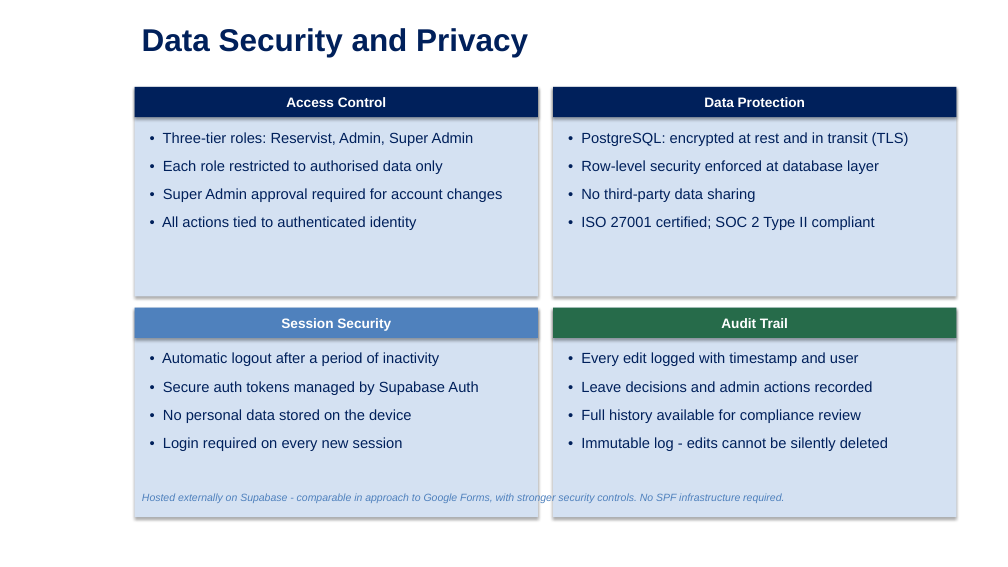
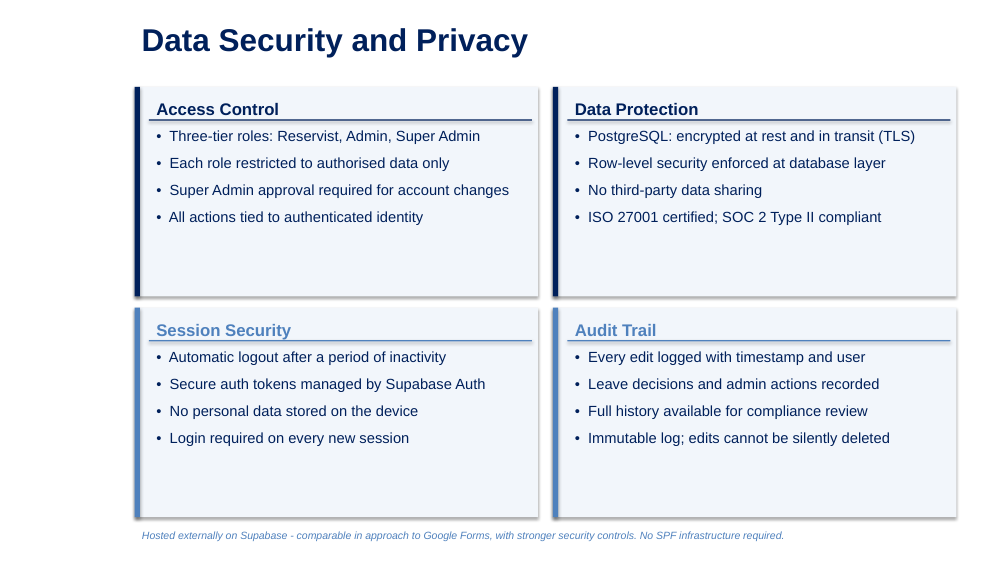
Before and after one commit to GOHSUNJIN/reservist, a slide deck: slide 15 of OpsTracker.pptx (slide 8 before the commit). Drawn at 1008x567 pixels with LibreOffice and Linux fonts; fonts in the diff are those of the drawing; background and template pictures are left out. Boxes give left, top, right and bottom in pixels: in the first picture for what was removed or moved away, otherwise in the second. Text is boxed around its words. In the diff, an @@ line names an element or a change of style, - is before the commit and + after.

```diff
--- a/OpsTracker.pptx
+++ b/OpsTracker.pptx
@@ rectangle added at [135, 87, 140, 296], fill #00205B @@
@@ rectangle added at [554, 87, 559, 296], fill #00205B @@
@@ text "Access Control" at [156, 103, 279, 120]: size 13 to 16 pt, text colour #FFFFFF to #00205B; alignment centre to left; more space between paragraphs; vertical alignment middle to top; fill #00205B to none; shadow off @@
@@ text "Access Control": place and size @@
-text "Access Control" at [135, 87, 538, 117]
+text "Access Control" at [156, 103, 279, 120]
@@ rectangle added at [149, 119, 532, 121], fill #00205B @@
@@ text "Data Protection": place and size @@
-text "Data Protection" at [554, 87, 957, 117]
+text "Data Protection" at [575, 103, 699, 120]
@@ text "Data Protection" at [575, 103, 699, 120]: size 13 to 16 pt, text colour #FFFFFF to #00205B; alignment centre to left; more space between paragraphs; vertical alignment middle to top; fill #00205B to none; shadow off @@
@@ rectangle added at [567, 119, 951, 121], fill #00205B @@
@@ text "• Three-tier roles: Reservist, Admin, ...": place and size @@
-text "• Three-tier roles: Reservist, Admin, ..." at [162, 132, 503, 230]
+text "• Three-tier roles: Reservist, Admin, ..." at [169, 130, 510, 225]
@@ rectangle added at [135, 308, 140, 517], fill #4F81BD @@
@@ text "Session Security": place and size @@
-text "Session Security" at [135, 308, 538, 338]
+text "Session Security" at [156, 324, 291, 340]
@@ text "Session Security" at [156, 324, 291, 340]: size 13 to 16 pt, text colour #FFFFFF to #4F81BD; alignment centre to left; more space between paragraphs; vertical alignment middle to top; fill #4F81BD to none; shadow off @@
@@ fill #D4E1F2 to #F2F6FB in 4 elements at [135, 87, 538, 296], [135, 308, 538, 517], [554, 87, 957, 296], [554, 308, 957, 517] @@
@@ rectangle added at [554, 308, 559, 517], fill #4F81BD @@
@@ text "Audit Trail": place and size @@
-text "Audit Trail" at [554, 308, 957, 338]
+text "Audit Trail" at [575, 324, 656, 336]
@@ text "Audit Trail" at [575, 324, 656, 336]: size 13 to 16 pt, text colour #FFFFFF to #4F81BD; alignment centre to left; more space between paragraphs; vertical alignment middle to top; fill #266B4A to none; shadow off @@
@@ less space between paragraphs in 3 elements at [588, 130, 915, 225], [169, 130, 510, 225], [169, 351, 485, 446] @@
@@ text "• Automatic logout after a ...": place and size @@
-text "• Automatic logout after a ..." at [162, 352, 478, 451]
+text "• Automatic logout after a ..." at [169, 351, 485, 446]
@@ rectangle added at [149, 340, 532, 342], fill #4F81BD @@
@@ rectangle added at [567, 340, 951, 342], fill #4F81BD @@
@@ text at [588, 351, 879, 419]: less space between paragraphs @@
@@ text at [588, 432, 890, 446]: text changed @@
-• Immutable log - edits cannot be silently deleted
+• Immutable log; edits cannot be silently deleted
@@ text "Hosted externally on Supabase - ...": place and size @@
-text "Hosted externally on Supabase - ..." at [142, 493, 784, 504]
+text "Hosted externally on Supabase - ..." at [142, 531, 784, 541]
```
Also in this commit, not shown: 12 other slides changed, 10 slides added, 2 slides removed, 20 other files.
